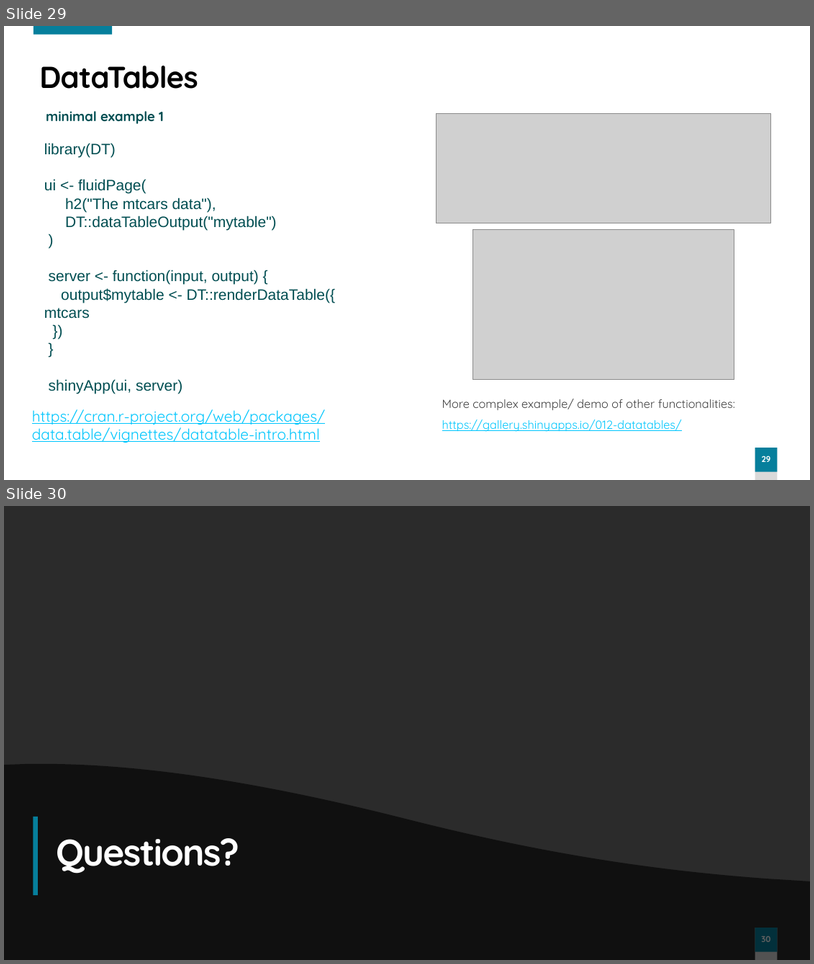
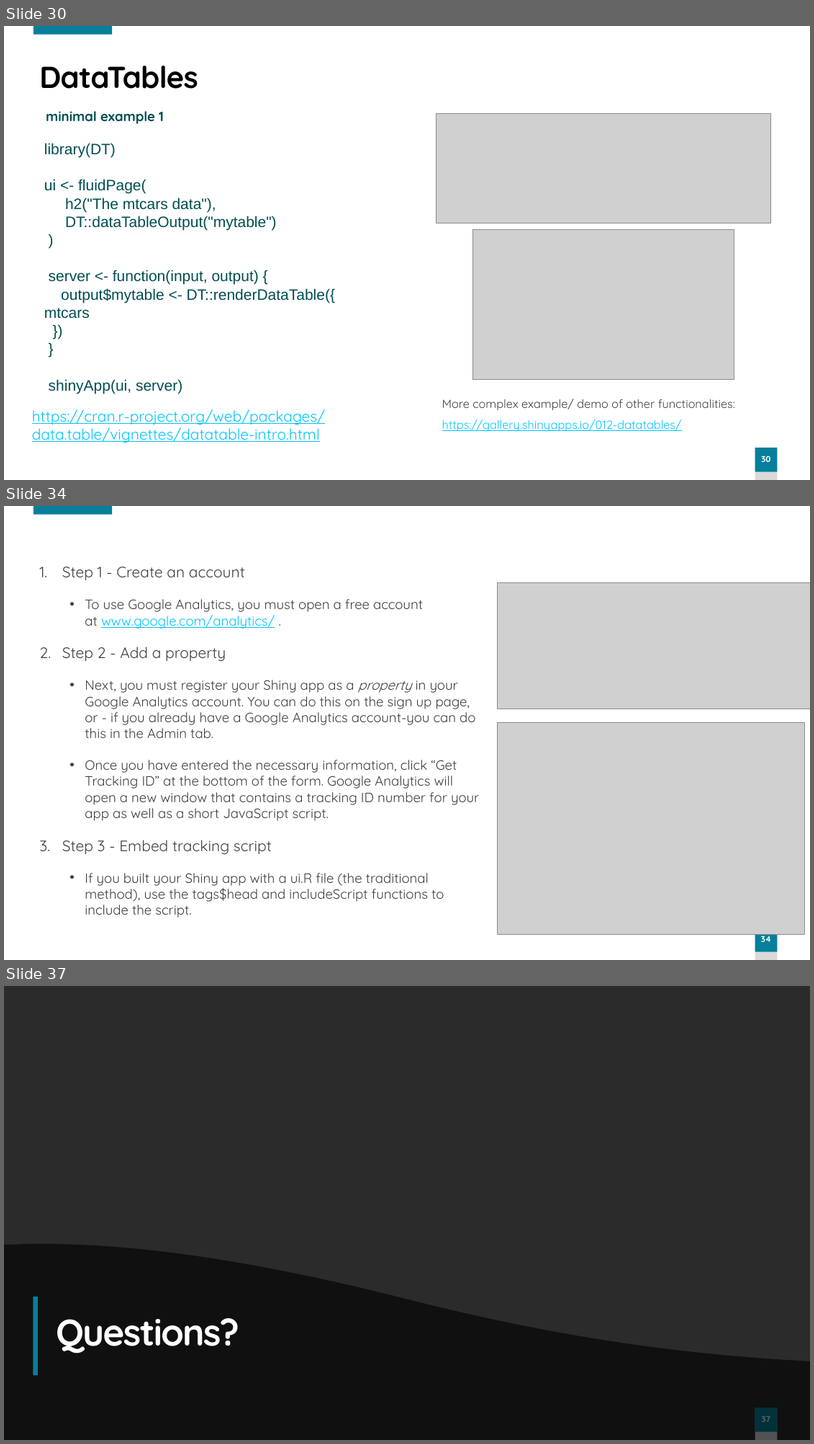
Before and after one commit to sshawna/Shiny_workshop, a slide deck: Session 3/Shiny workshop - session 3.pptx. Shown one above the other, each under a label of ours: slides 29 and 30 before the commit, slides 30, 34 and 37 after it; the slides between them are not shown. The pictures are 814x964 and 814x1444 pixels, drawn with LibreOffice and Linux fonts; fonts in the diff are those of the drawing; grey boxes stand for pictures; background and template pictures are left out; a plain dark background stands for a picture behind light text. Boxes give left, top, right and bottom in pixels: in the first picture for what was removed or moved away, otherwise in the second. Text is boxed around its words. In the diff, an @@ line names an element or a change of style, - is before the commit and + after.

```diff
--- a/Session 3/Shiny workshop - session 3.pptx
+++ b/Session 3/Shiny workshop - session 3.pptx
@@ slide 34 added at (4,506,810,960), background #FFFFFF; not listed: 3 template elements that a slide beside it also shows @@
@@ text added at (62,566,479,917), 16 pt, text #404040 @@
+1. Step 1 - Create an account
+  • To use Google Analytics, you must open a free account at www.google.com/analytics/ .
+2. Step 2 - Add a property
+  • Next, you must register your Shiny app as a property in your Google Analytics account. You can do this on the sign up page, or - if you already have a Google Analytics account-you can do this in the Admin tab.
+  • Once you have entered the necessary information, click “Get Tracking ID” at the bottom of the form. Google Analytics will open a new window that contains a tracking ID number for your app as well as a short JavaScript script.
+3. Step 3 - Embed tracking script
+  • If you built your Shiny app with a ui.R file (the traditional method), use the tags$head and includeScript functions to include the script.
@@ picture added at (498,583,810,709) @@
@@ picture added at (498,723,805,934) @@
@@ what was slide 29 is now slide 30 @@
@@ page number at (761,455,771,462): text changed @@
-29
+30
@@ what was slide 30 is now slide 37 @@
@@ page number at (762,1416,772,1422): text changed @@
-30
+37
```
Also in this commit, not shown: 2 slides changed, 5 other slides added, 35 other files.
